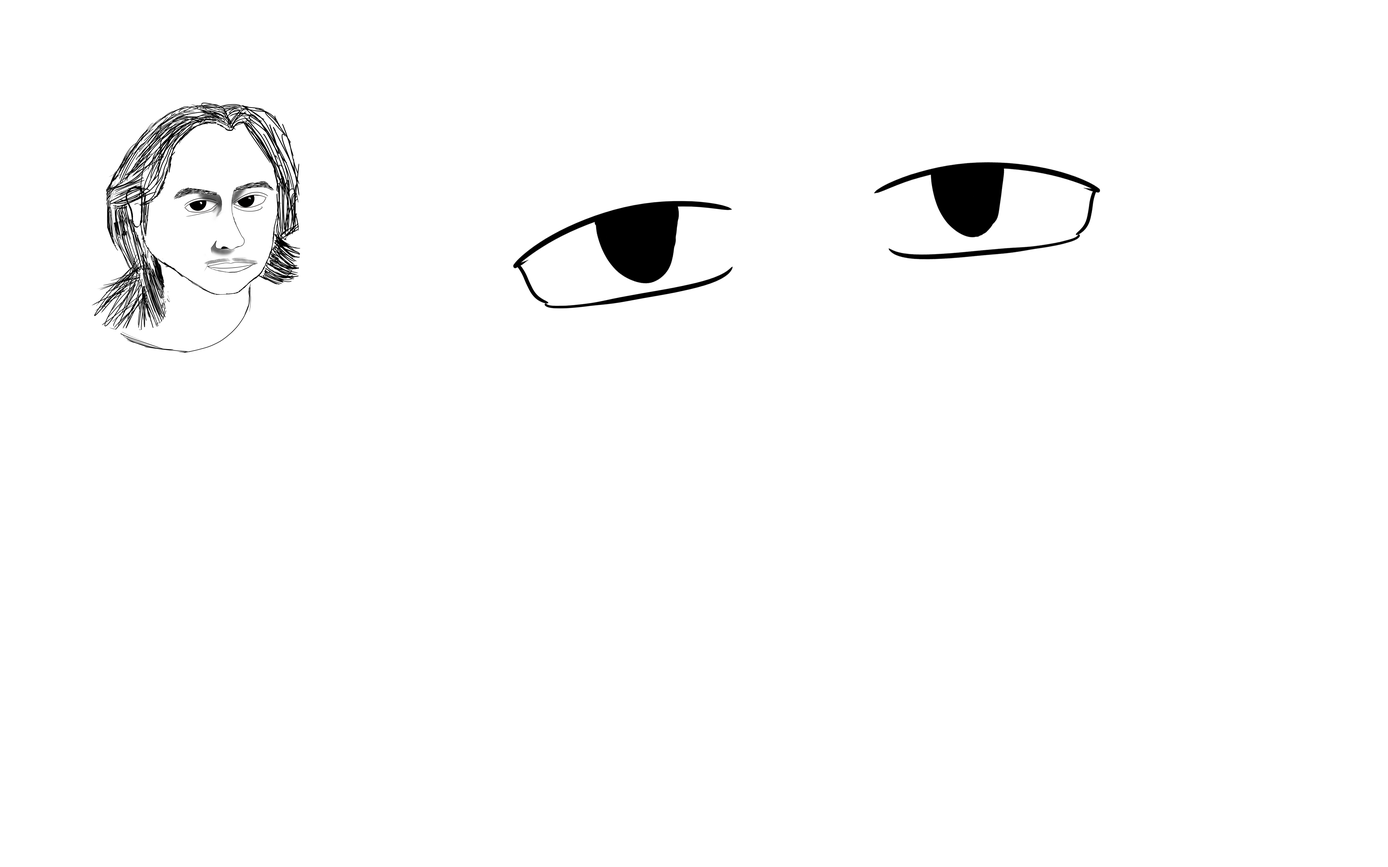
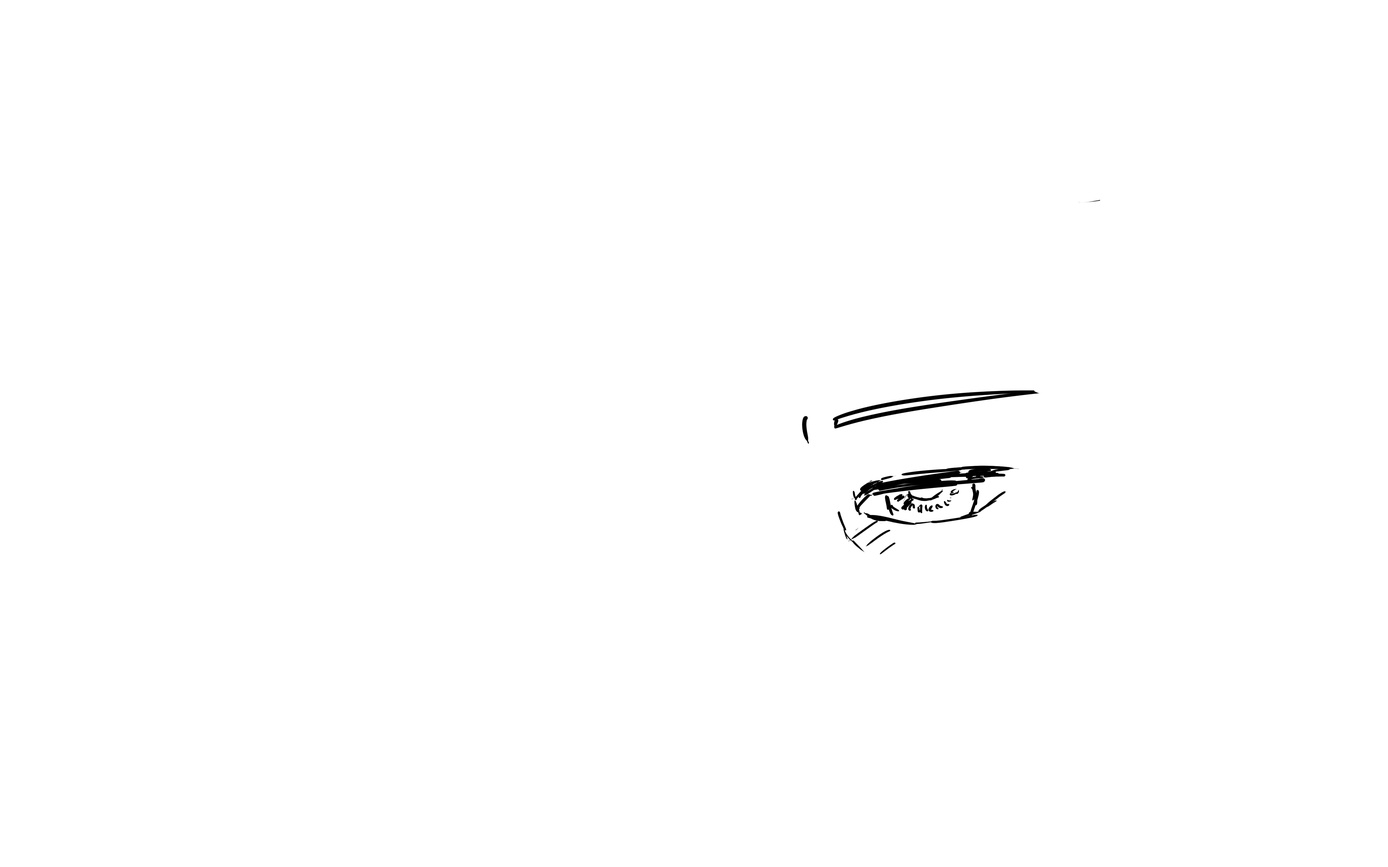
Before/after of a 1388 × 867 layered artwork. What changed in the layer stack:
renamed "EYEMR" to "Layer 8", painted on it over <box>801,161,1101,555</box>
renamed "EYEML" to "Layer 7", hid it, painted on it over <box>512,161,1005,309</box>
hid group "real" (5 layers) over <box>89,102,301,353</box>
